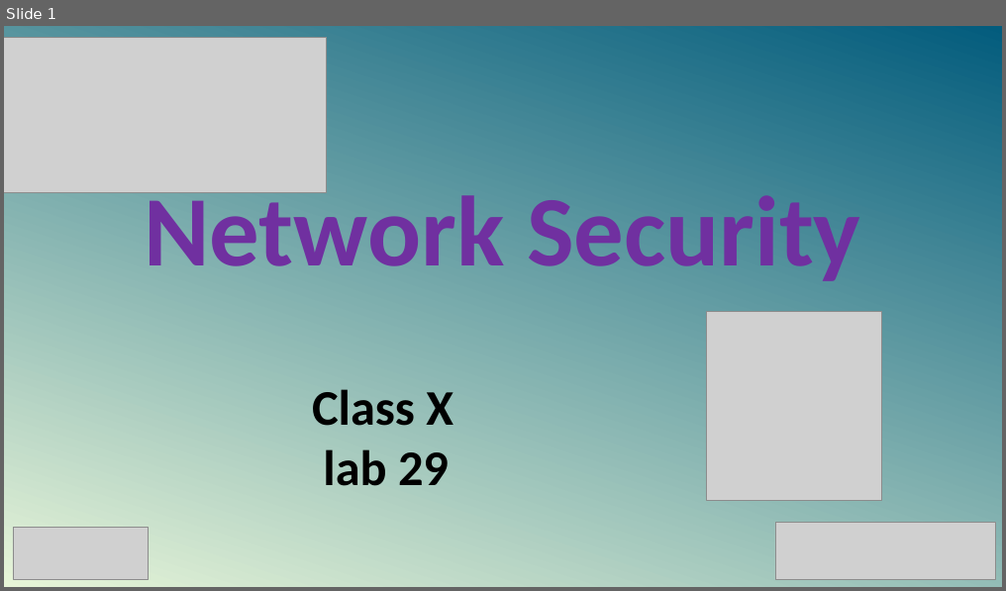
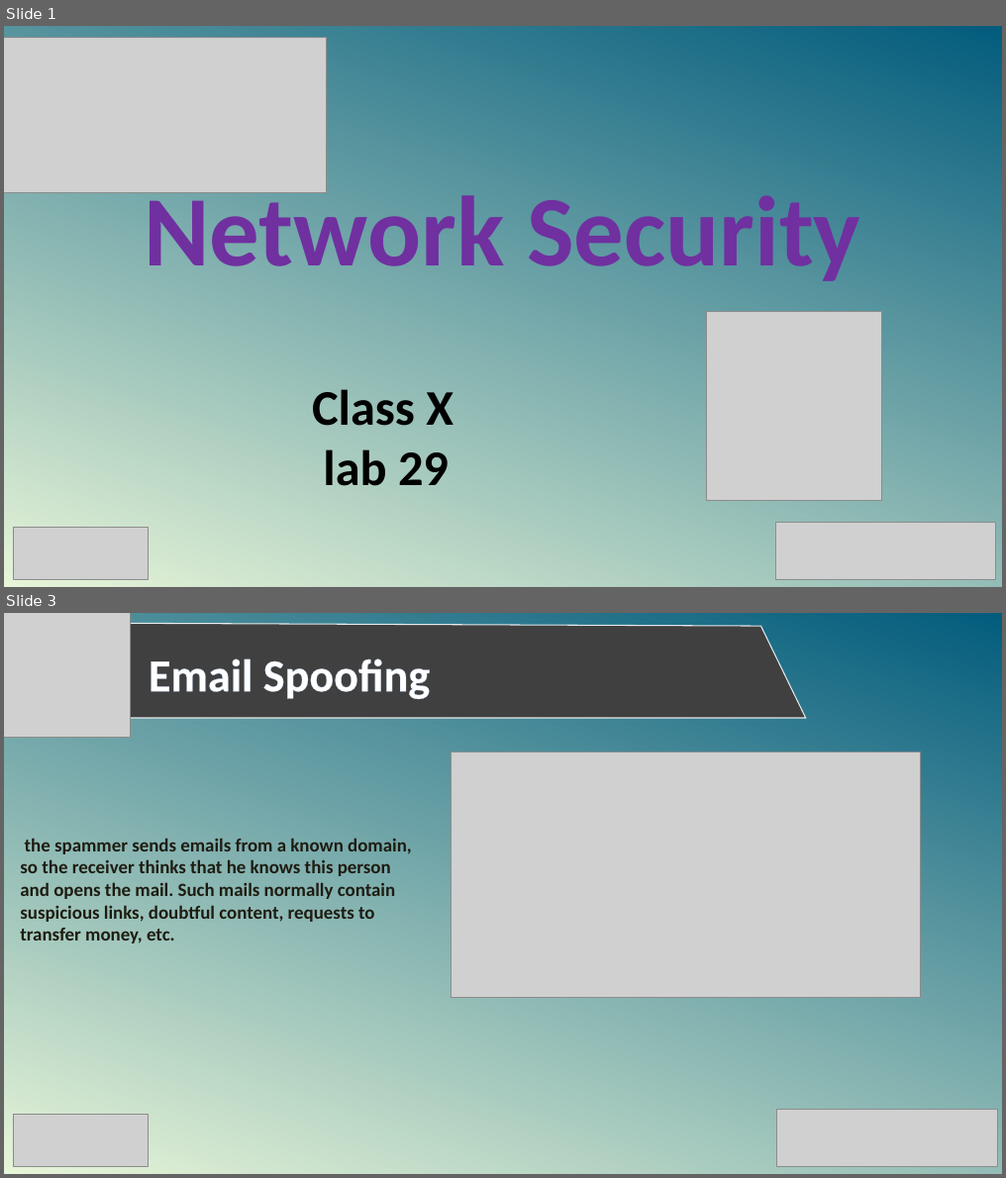
Before and after one commit to SabitDeepto/IIDP, a slide deck: Network Security/class 10/NetSec_11/2. Presentation/NetSec_11.pptx. Shown one above the other, each under a label of ours: slide 1 before the commit, slides 1 and 3 after it; the slides between them are not shown. The pictures are 1006x591 and 1006x1178 pixels, drawn with LibreOffice and Linux fonts; fonts in the diff are those of the drawing; grey boxes stand for pictures. Boxes give left, top, right and bottom in pixels: in the first picture for what was removed or moved away, otherwise in the second. Text is boxed around its words. In the diff, an @@ line names an element or a change of style, - is before the commit and + after.

```diff
--- a/Network Security/class 10/NetSec_11/2. Presentation/NetSec_11.pptx
+++ b/Network Security/class 10/NetSec_11/2. Presentation/NetSec_11.pptx
@@ slide 3 added at [4, 613, 1002, 1174], background gradient #E7F5D9 to #035C7D @@
@@ picture added at [4, 613, 131, 738] @@
@@ freeform shape added at [40, 623, 806, 718], fill #404040, outline #FFFFFF 1 pt @@
@@ text added at [149, 659, 430, 699], 44 pt, text #FFFFFF, bold @@
+Email Spoofing
@@ picture added at [450, 753, 921, 997] @@
@@ text added at [20, 838, 412, 944], 18 pt, text #1E1C11, bold @@
+the spammer sends emails from a known domain, so the receiver thinks that he knows this person and opens the mail. Such mails normally contain suspicious links, doubtful content, requests to transfer money, etc.
@@ picture added at [13, 1115, 148, 1166] @@
@@ picture added at [776, 1109, 997, 1167] @@
```
Also in this commit, not shown: 9 other slides added, 9 slides removed, 6 other files.
